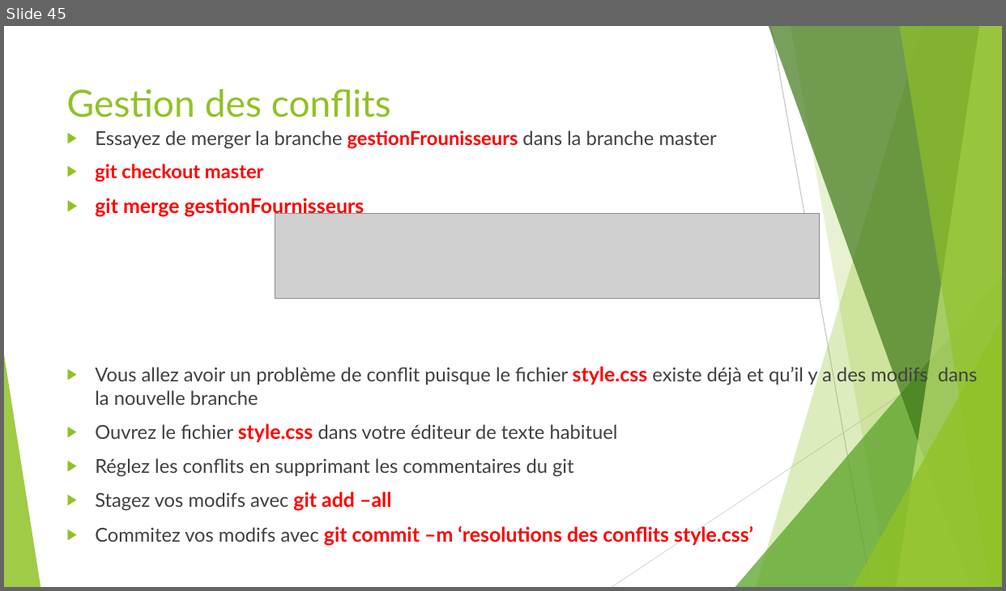
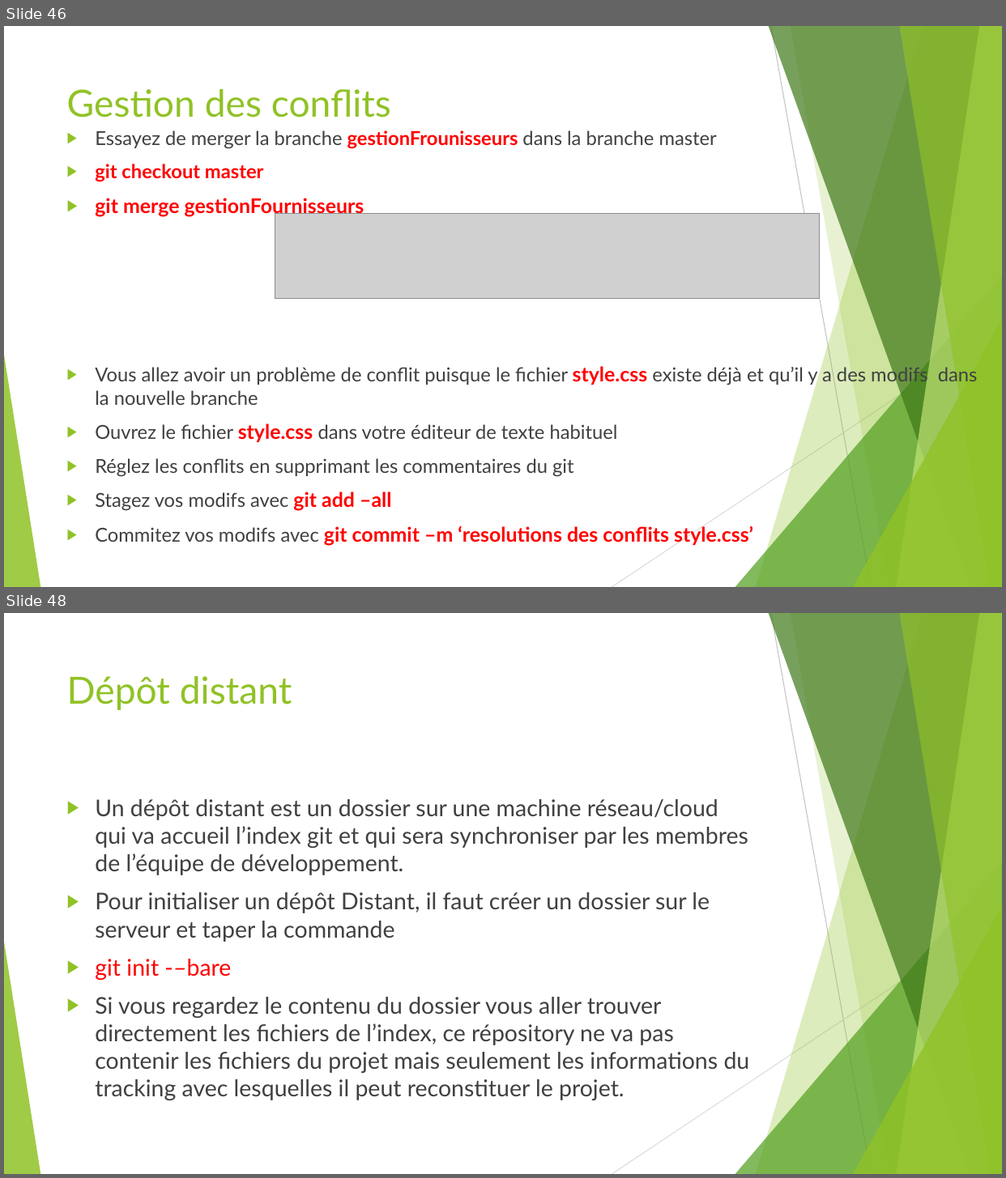
Before and after one commit to ousrah/DEV202, a slide deck: git/Formation Git.pptx. Shown one above the other, each under a label of ours: slide 45 before the commit, slides 46 and 48 after it; the slides between them are not shown. The pictures are 1006x591 and 1006x1178 pixels, drawn with LibreOffice and Linux fonts; fonts in the diff are those of the drawing; grey boxes stand for pictures. Boxes give left, top, right and bottom in pixels: in the first picture for what was removed or moved away, otherwise in the second. Text is boxed around its words. In the diff, an @@ line names an element or a change of style, - is before the commit and + after.

```diff
--- a/git/Formation Git.pptx
+++ b/git/Formation Git.pptx
@@ slide 48 added at (4, 613, 1002, 1174), background #FFFFFF; not listed: 10 template elements that a slide beside it also shows @@
@@ title added at (67, 676, 292, 710), 36 pt, text #90C226 @@
+Dépôt distant
@@ text added at (95, 799, 750, 1101), 22.2 pt, text #404040 @@
+▶ Un dépôt distant est un dossier sur une machine réseau/cloud qui va accueil l’index git et qui sera synchroniser par les membres de l’équipe de développement.
+▶ Pour initialiser un dépôt Distant, il faut créer un dossier sur le serveur et taper la commande
+▶ git init -–bare
+▶ Si vous regardez le contenu du dossier vous aller trouver directement les fichiers de l’index, ce répository ne va pas contenir les fichiers du projet mais seulement les informations du tracking avec lesquelles il peut reconstituer le projet.
@@ what was slide 45 is now slide 46 @@
```
Also in this commit, not shown: 4 slides changed, 20 other slides added, 1 slide removed.
